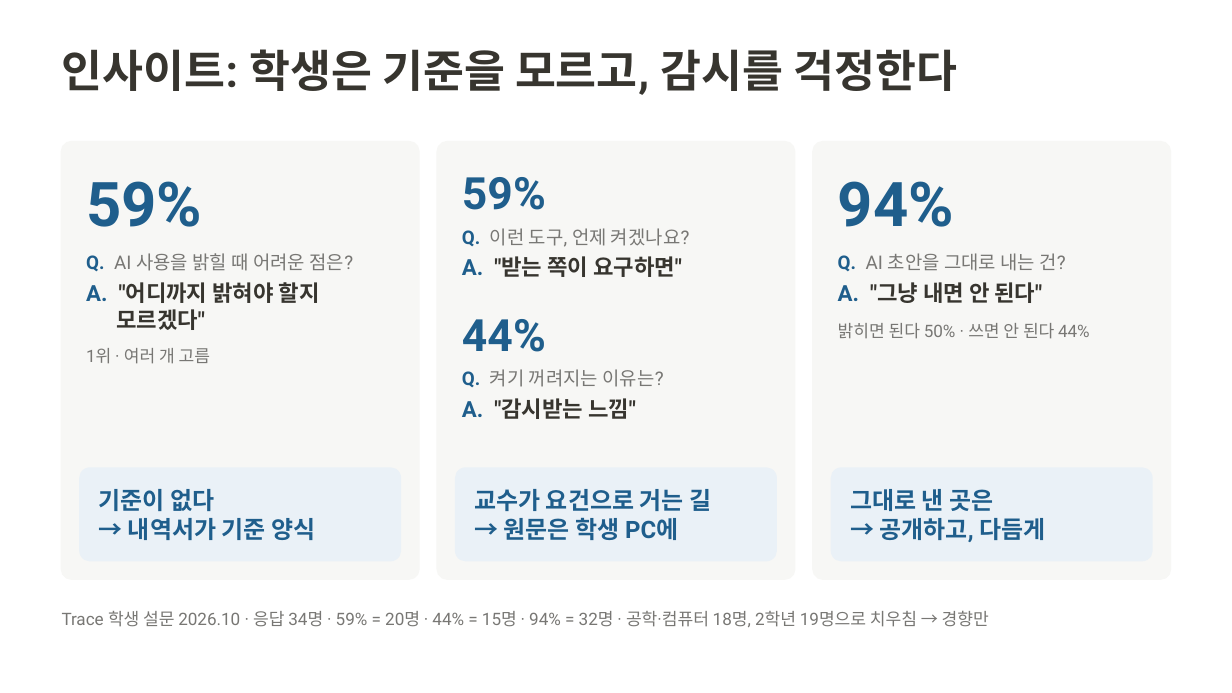
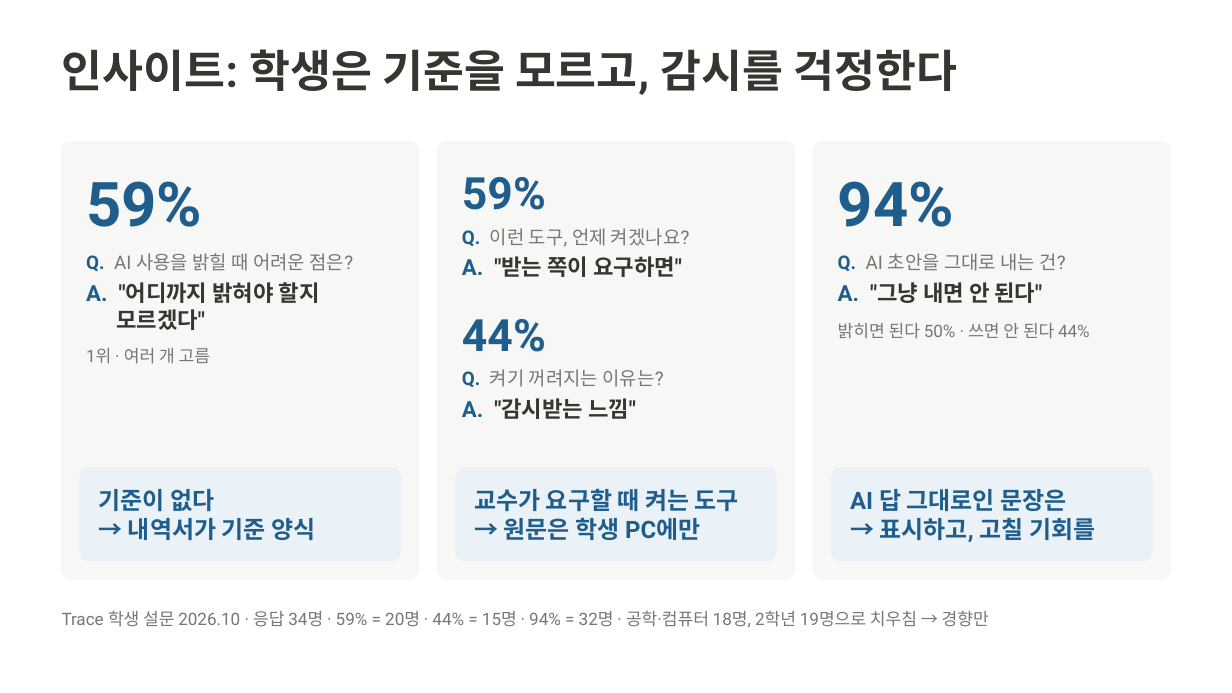
Before and after one commit to 20233014-KYH/trace, a slide deck: slide 3 of deck/중간발표_김용현.pptx. Drawn at 1232x693 pixels with LibreOffice and Linux fonts; fonts in the diff are those of the drawing. Boxes give left, top, right and bottom in pixels: in the first picture for what was removed or moved away, otherwise in the second. Text is boxed around its words. In the diff, an @@ line names an element or a change of style, - is before the commit and + after.

```diff
--- a/deck/중간발표_김용현.pptx
+++ b/deck/중간발표_김용현.pptx
@@ text at box(474, 488, 739, 540): text changed @@
-교수가 요건으로 거는 길
-→ 원문은 학생 PC에
+교수가 요구할 때 켜는 도구
+→ 원문은 학생 PC에만
@@ text at box(850, 489, 1095, 542): text changed @@
-그대로 낸 곳은
-→ 공개하고, 다듬게
+AI 답 그대로인 문장은
+→ 표시하고, 고칠 기회를
```
Also in this commit, not shown: 3 other slides changed, 5 other files.
